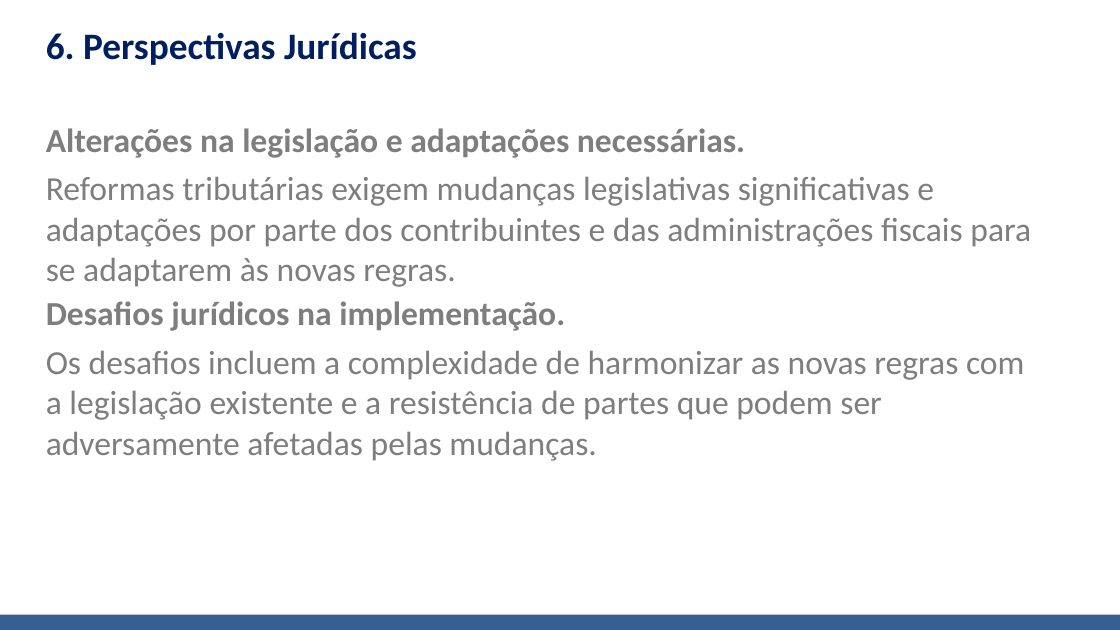
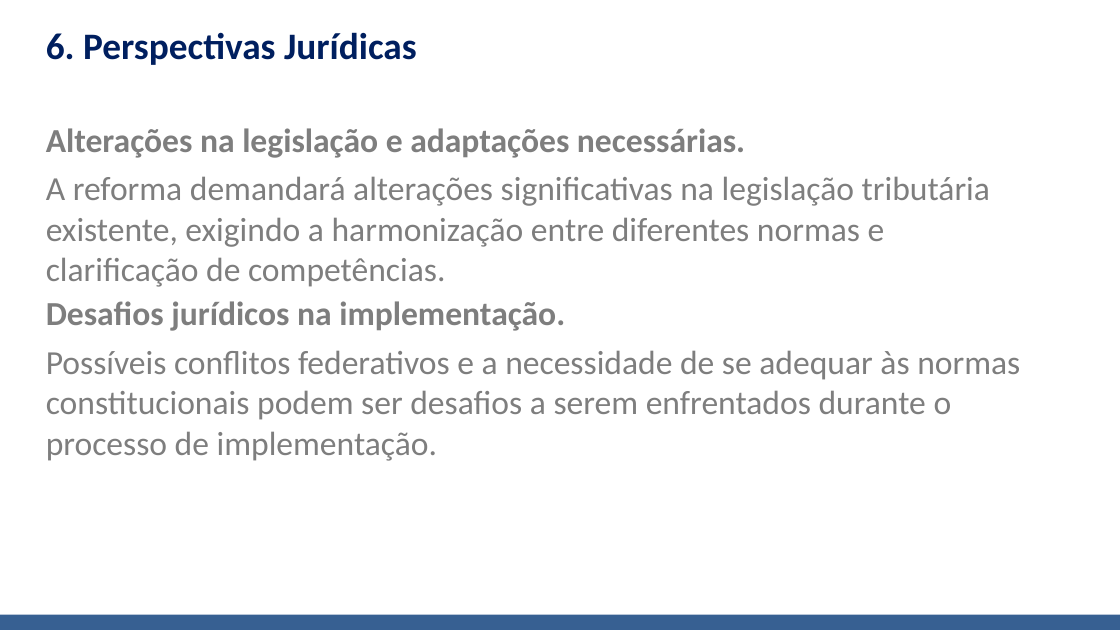
Before and after one commit to Arthur5252/apresentacao_ia, a slide deck: slide 7 of apresentacao.pptx. Drawn at 1120x630 pixels with LibreOffice and Linux fonts; fonts in the diff are those of the drawing; background and template pictures are left out. Boxes give left, top, right and bottom in pixels: in the first picture for what was removed or moved away, otherwise in the second. Text is boxed around its words. In the diff, an @@ line names an element or a change of style, - is before the commit and + after.

```diff
--- a/apresentacao.pptx
+++ b/apresentacao.pptx
@@ text at [46, 176, 990, 287]: text changed @@
-Reformas tributárias exigem mudanças legislativas significativas e adaptações por parte dos contribuintes e das administrações fiscais para se adaptarem às novas regras.
+A reforma demandará alterações significativas na legislação tributária existente, exigindo a harmonização entre diferentes normas e clarificação de competências.
@@ text at [46, 350, 1020, 461]: text changed @@
-Os desafios incluem a complexidade de harmonizar as novas regras com a legislação existente e a resistência de partes que podem ser adversamente afetadas pelas mudanças.
+Possíveis conflitos federativos e a necessidade de se adequar às normas constitucionais podem ser desafios a serem enfrentados durante o processo de implementação.
```
Also in this commit, not shown: 9 other slides changed, 5 other files.
